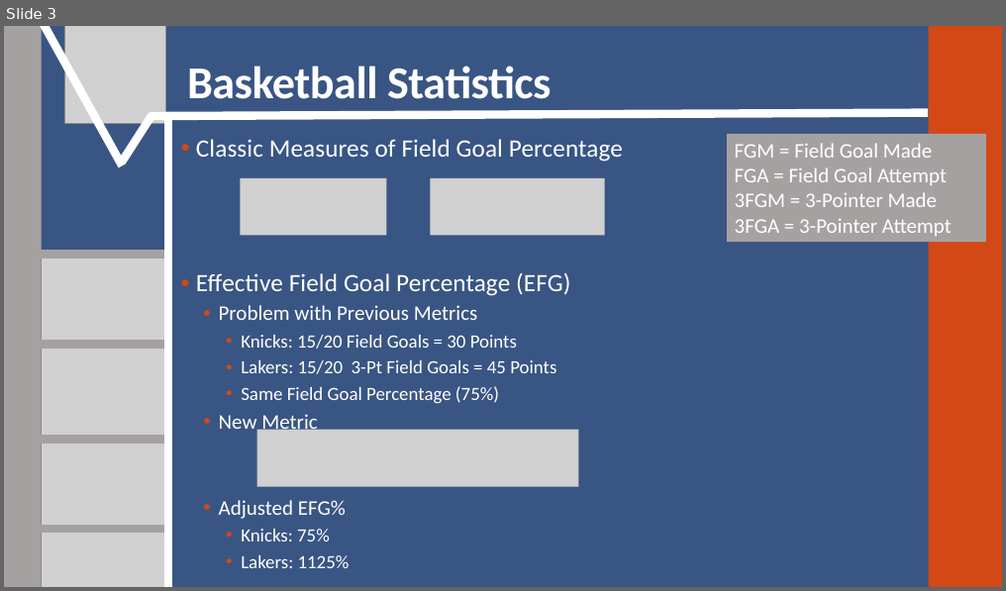
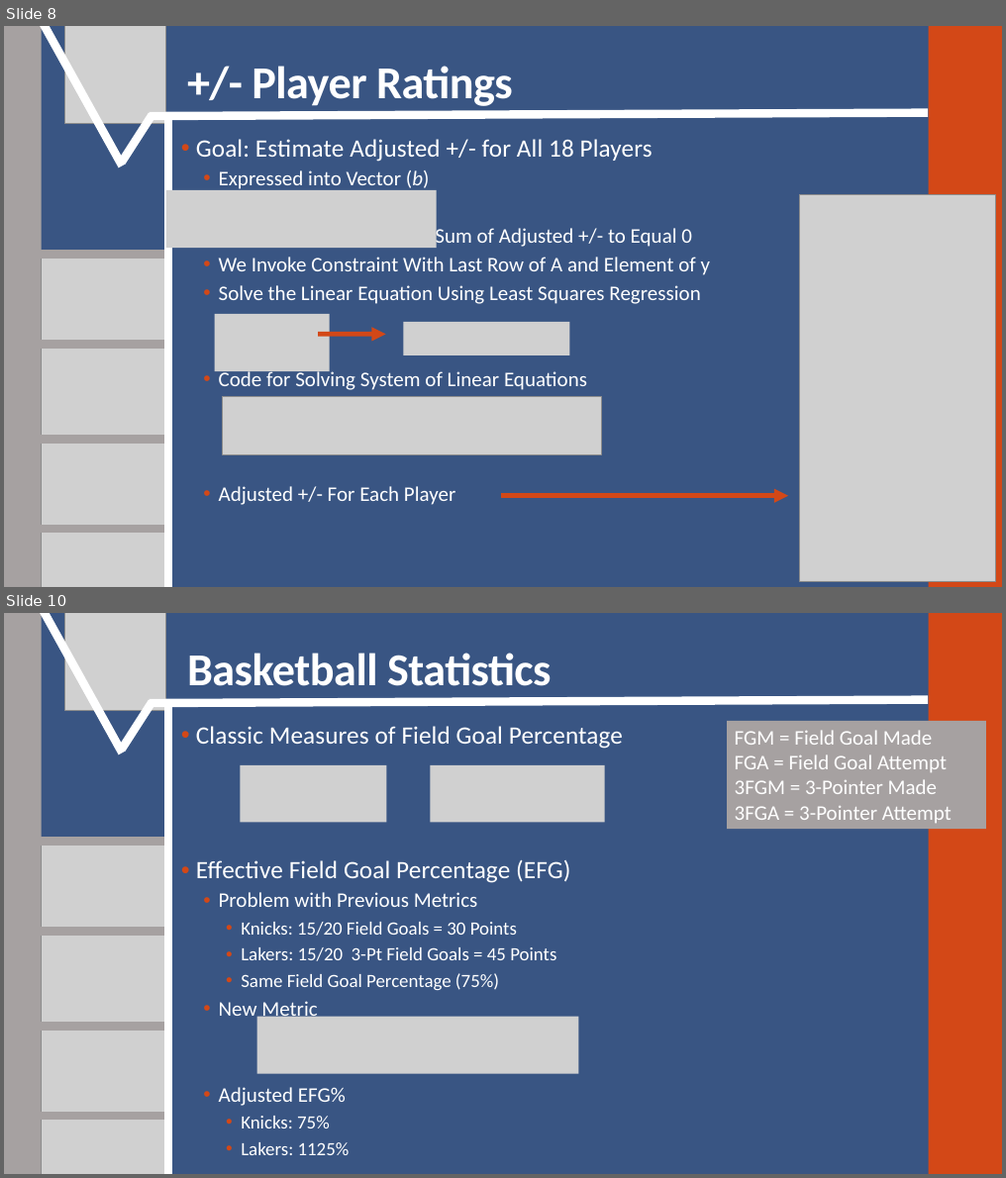
Before and after one commit to SuperMarioGiacomazzo/STOR390_WEBSITE, a slide deck: Slides/Basketball 2/Basketball_2_Lecture.pptx. Shown one above the other, each under a label of ours: slide 3 before the commit, slides 8 and 10 after it; the slides between them are not shown. The pictures are 1006x591 and 1006x1178 pixels, drawn with LibreOffice and Linux fonts; fonts in the diff are those of the drawing; grey boxes stand for pictures. Boxes give left, top, right and bottom in pixels: in the first picture for what was removed or moved away, otherwise in the second. Text is boxed around its words. In the diff, an @@ line names an element or a change of style, - is before the commit and + after.

```diff
--- a/Slides/Basketball 2/Basketball_2_Lecture.pptx
+++ b/Slides/Basketball 2/Basketball_2_Lecture.pptx
@@ slide 8 added at (4,26,1002,587), background #395583; not listed: 2 template elements that a slide beside it also shows @@
@@ line added from (40, 26) to (122, 166), #FFFFFF 8 pt @@
@@ picture added at (64,26,165,123) @@
@@ title added at (252,66,513,106), 44 pt, text #FFFFFF, bold @@
++/- Player Ratings
@@ line added from (150, 116) to (928, 113), #FFFFFF 8 pt @@
@@ line added from (122, 162) to (152, 115), #FFFFFF 8 pt @@
@@ line added from (168, 587) to (168, 115), #FFFFFF 8 pt @@
@@ text added at (196,139,710,505), 20 pt, text #FFFFFF @@
+• Goal: Estimate Adjusted +/- for All 18 Players
+  • Expressed into Vector (b)
+  • Constraint: We Want The Sum of Adjusted +/- to Equal 0
+  • We Invoke Constraint With Last Row of A and Element of y
+  • Solve the Linear Equation Using Least Squares Regression
+  • Code for Solving System of Linear Equations
+  • Adjusted +/- For Each Player
@@ picture added at (166,190,437,248) @@
@@ picture added at (800,194,995,581) @@
@@ line added from (35, 255) to (165, 255), #A6A1A1 8 pt @@
@@ picture added at (41,257,171,348) @@
@@ picture added at (214,314,330,372) @@
@@ picture added at (404,322,570,356) @@
@@ line added from (34, 344) to (164, 344), #A6A1A1 8 pt @@
@@ picture added at (42,348,172,439) @@
@@ arrow added from (319, 335) to (386, 335), #D34817 4.5 pt @@
@@ picture added at (223,397,601,455) @@
@@ line added from (35, 439) to (165, 439), #A6A6A6 8 pt @@
@@ line added from (35, 439) to (165, 439), #A6A1A1 8 pt @@
@@ picture added at (41,442,171,533) @@
@@ arrow added from (501, 496) to (788, 496), #D34817 4.5 pt @@
@@ line added from (34, 529) to (164, 529), #A6A1A1 8 pt @@
@@ picture added at (42,533,172,587) @@
@@ what was slide 3 is now slide 10 @@
```
Also in this commit, not shown: 7 other slides added, 1 slide removed, 11 other files.
